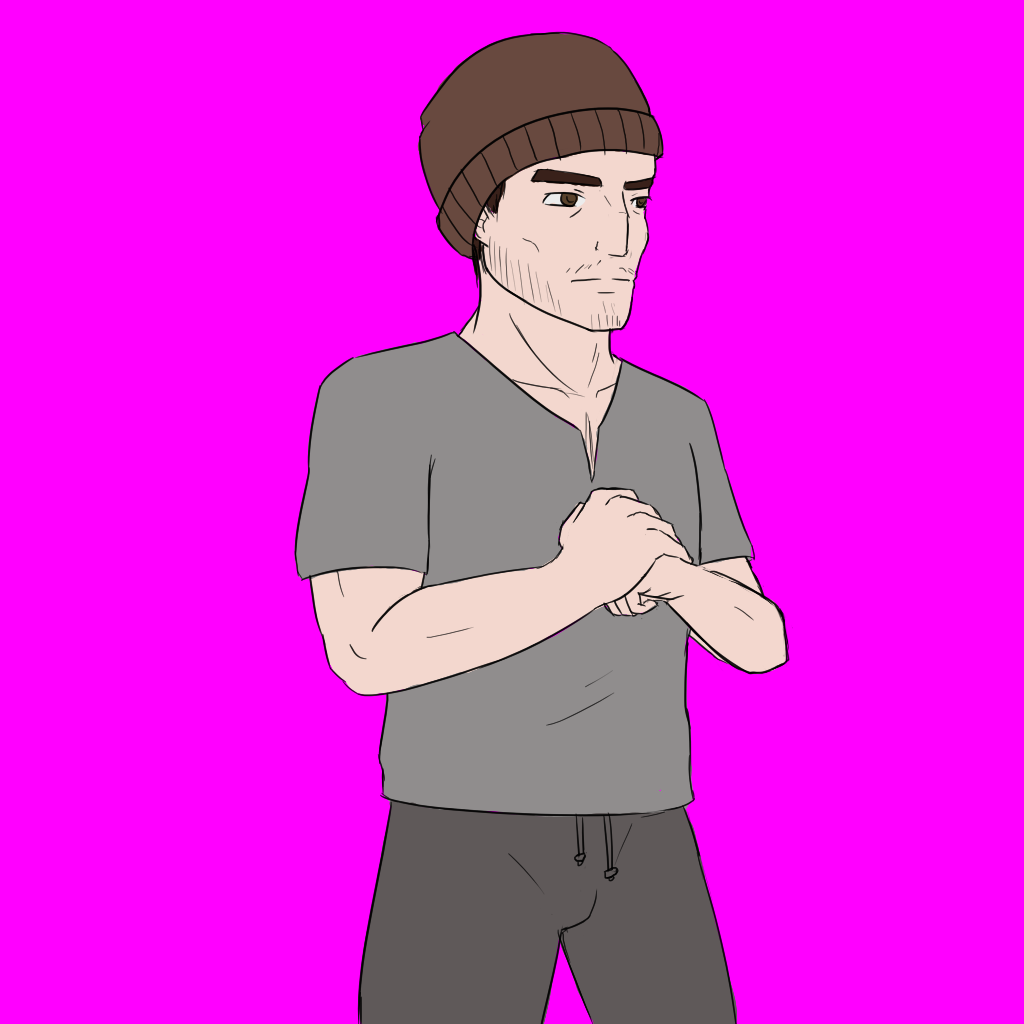
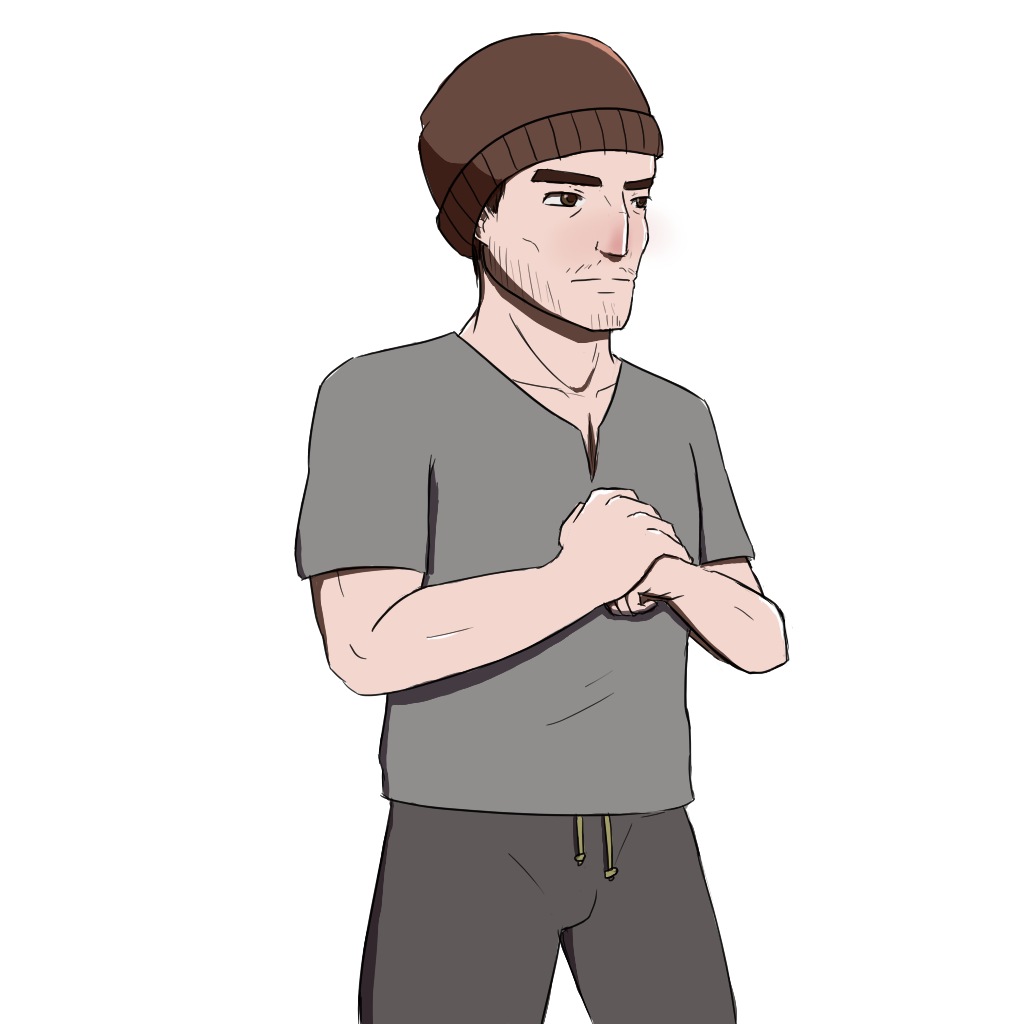
The second 1024 x 1024 image is a revision of the first. Changes to its layers:
added layer "highlight" in group "Character" over 563, 194, 640, 203
painted on "line" over 584, 411, 750, 593
added group "colors" with 5 layers in group "Character" over 0, 0, 1004, 1024
added layer "lights" (overlay) in group "colors" over 311, 31, 789, 659
added layer "shade 2" (darken, 60%) in group "colors" over 292, 336, 713, 1024
added layer "shade 1" (darken, 75%) in group "colors" over 308, 128, 750, 677
moved "base colors" into group "colors", painted on it over 294, 32, 787, 1024
hid "Layer 20" over 0, 0, 1024, 1024
